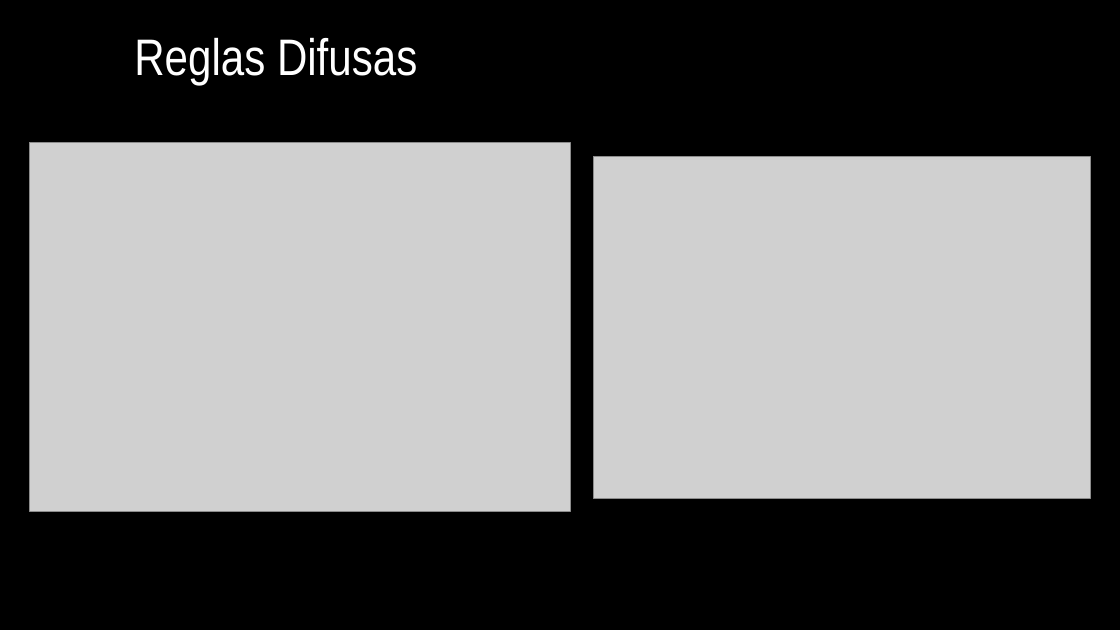
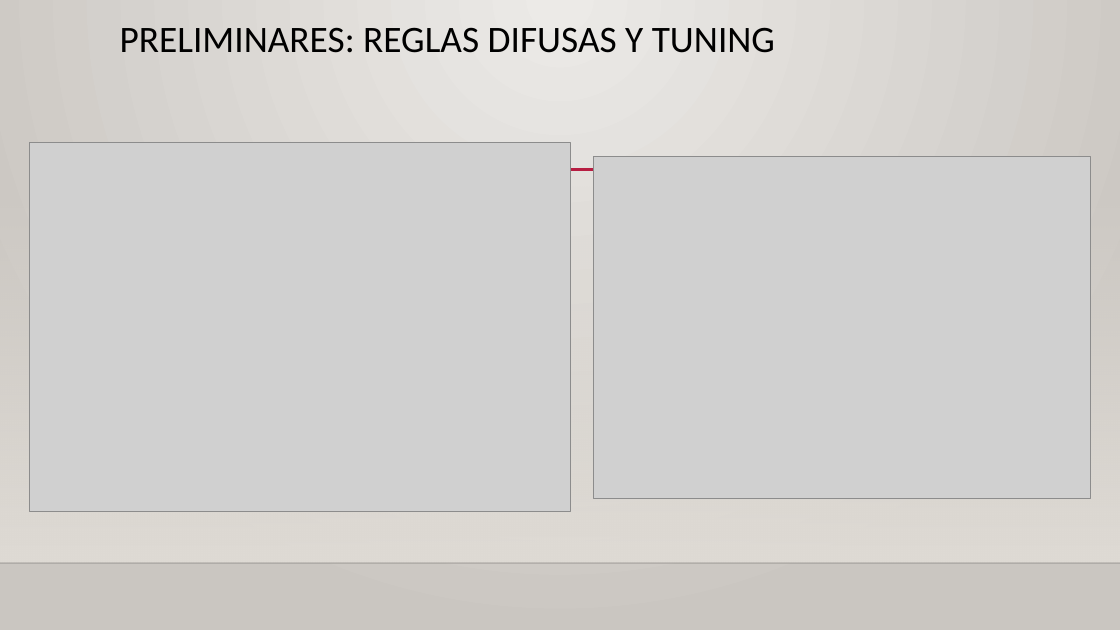
Before and after one commit to Tiburtzio/TFG, a slide deck: slide 4 of Docs/Presentacion.pptx (slide 3 before the commit). Drawn at 1120x630 pixels with LibreOffice and Linux fonts; fonts in the diff are those of the drawing; grey boxes stand for pictures; background and template pictures are left out. Boxes give left, top, right and bottom in pixels: in the first picture for what was removed or moved away, otherwise in the second. Text is boxed around its words. In the diff, an @@ line names an element or a change of style, - is before the commit and + after.

```diff
--- a/Docs/Presentacion.pptx
+++ b/Docs/Presentacion.pptx
@@ background #000000 to gradient #ECEAE7 to #CAC7C1 @@
@@ title at box(120, 27, 775, 53): text changed; size 44 to 32 pt; font Arial Narrow to Calibri; text colour #FFFFFF to #000000 @@
-Reglas Difusas
+PRELIMINARES: REGLAS DIFUSAS Y TUNING
@@ line added from (134, 170) to (1017, 170), #B71E42 2.5 pt @@
@@ rectangle added at box(0, 186, 1120, 563), fill gradient #DFDBD5 @@
@@ line added from (0, 563) to (1120, 563), #000001 1 pt @@
```
Also in this commit, not shown: 4 other slides changed, 14 slides added, 3 slides removed, 1 other file.
